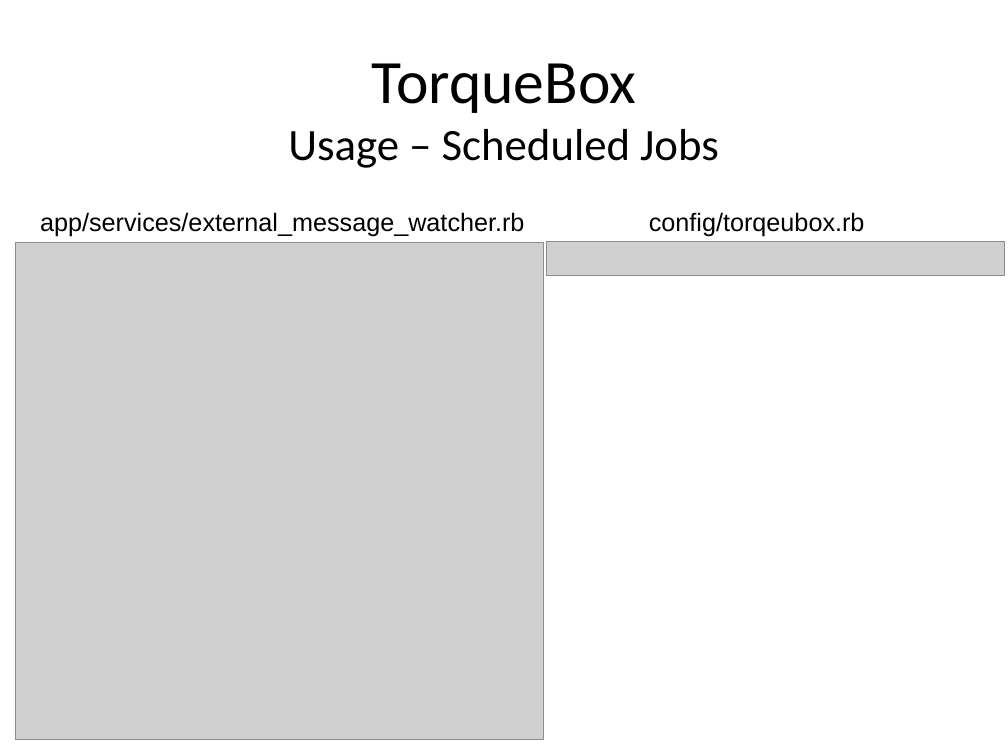
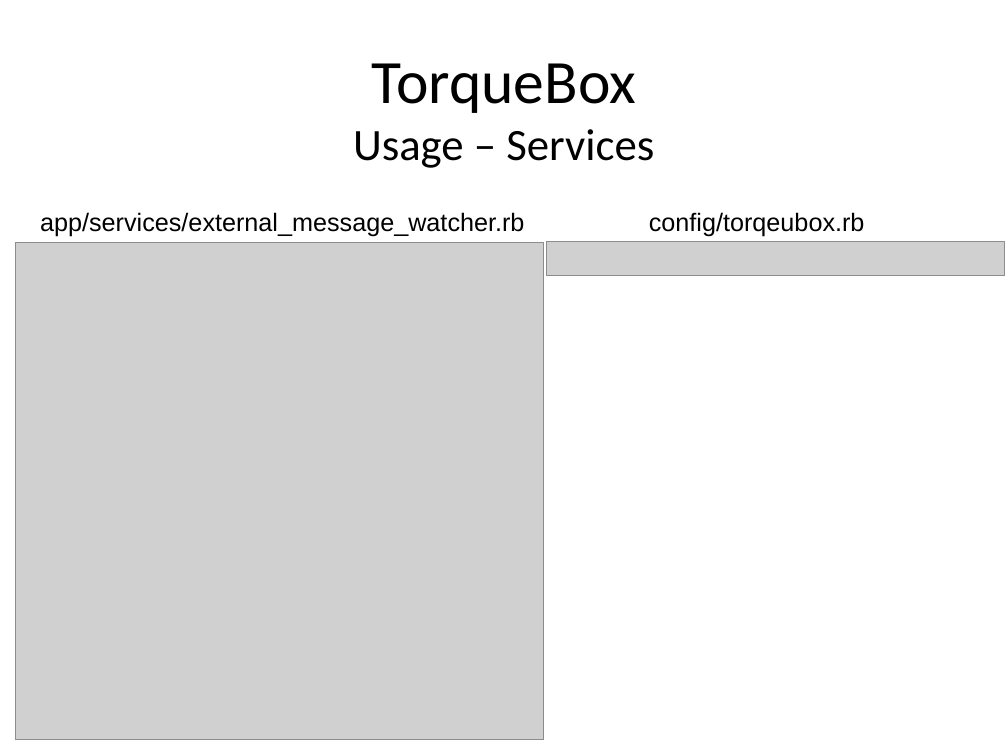
Before and after one commit to meadoch1/tbapp, a slide deck: slide 38 of ppt/JRuby Torquebox v2.odp. Drawn at 1008x756 pixels with LibreOffice and Linux fonts; fonts in the diff are those of the drawing; grey boxes stand for pictures. Boxes give left, top, right and bottom in pixels: in the first picture for what was removed or moved away, otherwise in the second. Text is boxed around its words. In the diff, an @@ line names an element or a change of style, - is before the commit and + after.

```diff
--- a/ppt/JRuby Torquebox v2.odp
+++ b/ppt/JRuby Torquebox v2.odp
@@ title at (x1=353, y1=63, x2=654, y2=168): text changed @@
-TorqueBox
-Usage – Scheduled Jobs
+TorqueBox
+Usage – Services
```
Also in this commit, not shown: 8 other slides changed, 1 slide added, 1 other file.
